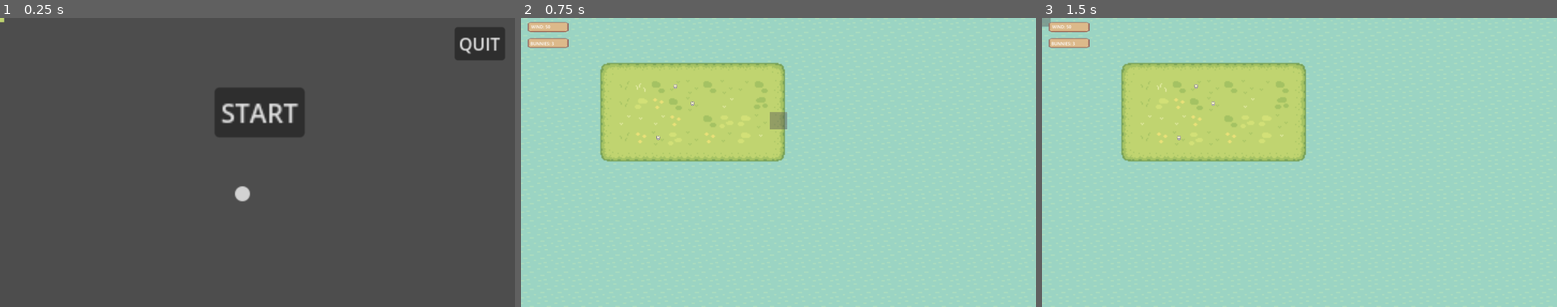
Above: before the commit, frames 1-3 (left to right).
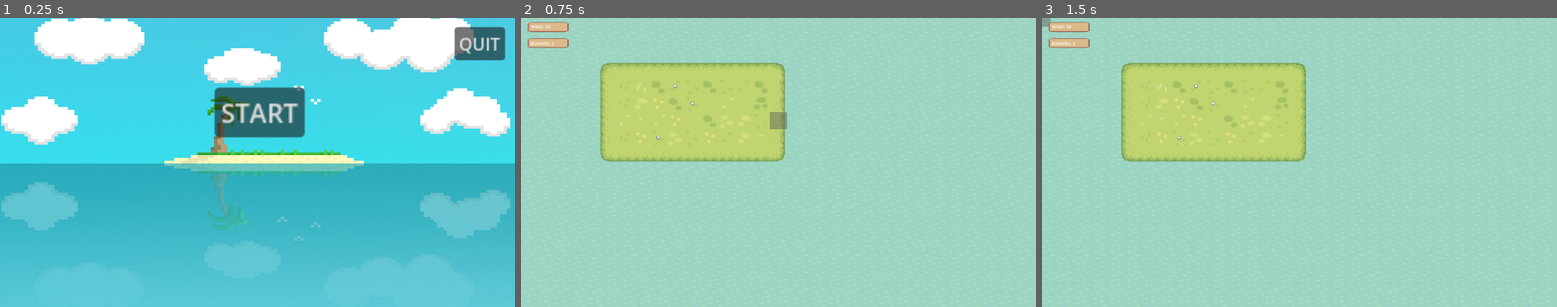
Above: after the commit, the same moments.

Repository: Wildcard209/threethingsgames-j-
Game: Godot game, scene res://Src/MainMenu.tscn
Two runs of this game, one before a commit and one after it. Both use one fixed random seed, a clock stepped at 60 frames per second and the inputs below. Sound files missing from this copy of the repository are replaced by a short silence.
Inputs (mouse positions are in pixels of both pictures, inside the frame that each line leads up to):
- Up to frame 1 (0.25 s): no input
- Up to frame 2 (0.75 s): click "START" at 0.5 s
- Up to frame 3 (1.5 s): tap Enter at 1.25 s; move the mouse to (1042, 18) at 1.27 s; right-click (1042, 18) at 1.35 s

The runs differ from the first frame. In frame 1, 100% of the frame differs, in the area x 0-100%, y 0-100%; in frame 2, nothing differs; in frame 3, nothing differs.

Commit message:
MENU MUSIC

Diff:
--- a/Src/MainMenu.gd
+++ b/Src/MainMenu.gd
@@ -19,3 +19,7 @@
 
 func _on_button_2_pressed():
 	get_tree().quit()
+
+
+func _on_audio_stream_player_2d_finished():
+	$AudioStreamPlayer2D.play()
--- a/Src/MainMenu.tscn
+++ b/Src/MainMenu.tscn
@@ -1,24 +1,19 @@
-[gd_scene load_steps=7 format=3 uid="uid://c4mdppjbi3dbv"]
+[gd_scene load_steps=5 format=3 uid="uid://c4mdppjbi3dbv"]
 
 [ext_resource type="Script" path="res://Src/MainMenu.gd" id="1_f6iu8"]
-[ext_resource type="Texture2D" uid="uid://xqv8ofat2ex" path="res://Assets/Ground/Grass_Inside_1.png" id="2_7wjut"]
+[ext_resource type="Texture2D" uid="uid://8gsgg3wr6sny" path="res://Assets/Splash_Screen.png" id="2_83g71"]
+[ext_resource type="AudioStream" uid="uid://cx6roopbtslmf" path="res://Src/Temple of the Pokoto.wav" id="3_pqf28"]
 
 [sub_resource type="SpriteFrames" id="SpriteFrames_nt0eq"]
 animations = [{
 "frames": [{
 "duration": 1.0,
-"texture": ExtResource("2_7wjut")
+"texture": ExtResource("2_83g71")
 }],
 "loop": true,
 "name": &"default",
 "speed": 5.0
 }]
-
-[sub_resource type="StyleBoxEmpty" id="StyleBoxEmpty_00lkb"]
-
-[sub_resource type="StyleBoxEmpty" id="StyleBoxEmpty_r273f"]
-
-[sub_resource type="StyleBoxEmpty" id="StyleBoxEmpty_i47bl"]
 
 [node name="MainMenu" type="Control"]
 layout_mode = 3
@@ -30,6 +25,8 @@
 script = ExtResource("1_f6iu8")
 
 [node name="AnimatedSprite2D" type="AnimatedSprite2D" parent="."]
+position = Vector2(-20, -57)
+scale = Vector2(1.24, 1)
 sprite_frames = SubResource("SpriteFrames_nt0eq")
 centered = false
 
@@ -53,17 +50,10 @@
 text = "QUIT"
 
 [node name="AudioStreamPlayer2D" type="AudioStreamPlayer2D" parent="."]
-
-[node name="HSlider" type="HSlider" parent="."]
-layout_mode = 0
-offset_left = 872.0
-offset_top = 625.0
-offset_right = 880.0
-offset_bottom = 641.0
-scale = Vector2(4, 4)
-theme_override_styles/slider = SubResource("StyleBoxEmpty_00lkb")
-theme_override_styles/grabber_area = SubResource("StyleBoxEmpty_r273f")
-theme_override_styles/grabber_area_highlight = SubResource("StyleBoxEmpty_i47bl")
+position = Vector2(-3, 0)
+stream = ExtResource("3_pqf28")
+autoplay = true
 
 [connection signal="pressed" from="Button" to="." method="_on_button_pressed"]
 [connection signal="pressed" from="Button2" to="." method="_on_button_2_pressed"]
+[connection signal="finished" from="AudioStreamPlayer2D" to="." method="_on_audio_stream_player_2d_finished"]
--- a/Src/UI/UI.gd
+++ b/Src/UI/UI.gd
@@ -10,7 +10,7 @@
 	label = $Label
 	label2= $Label2
 	label3 = $Label3
-
+	$AudioStreamPlayer2D.play()
 
 # Called every frame. 'delta' is the elapsed time since the previous frame.
 func _process(delta):
@@ -27,3 +27,8 @@
 	label3.text = "THE BUNNES ARE DEAD
 YOU KILLED THE BUNNES
 THEY WILL COME FOR REVENGE"
+
+
+
+func _on_audio_stream_player_2d_finished():
+	$AudioStreamPlayer2D.play()
--- a/Src/UI/UI.tscn
+++ b/Src/UI/UI.tscn
@@ -1,7 +1,8 @@
-[gd_scene load_steps=3 format=3 uid="uid://cysduv851pitb"]
+[gd_scene load_steps=4 format=3 uid="uid://cysduv851pitb"]
 
 [ext_resource type="Script" path="res://Src/UI/UI.gd" id="1_cacal"]
 [ext_resource type="Texture2D" uid="uid://c8xlexrathu8a" path="res://Assets/Sign.png" id="2_78uyj"]
+[ext_resource type="AudioStream" uid="uid://d3bpds5onl7mt" path="res://Src/Panga Panda.wav" id="3_s64rv"]
 
 [node name="UI" type="Control"]
 layout_mode = 3
@@ -43,3 +44,9 @@
 offset_right = 763.0
 offset_bottom = 356.0
 scale = Vector2(4.05827, 5.22533)
+
+[node name="AudioStreamPlayer2D" type="AudioStreamPlayer2D" parent="."]
+stream = ExtResource("3_s64rv")
+autoplay = true
+
+[connection signal="finished" from="AudioStreamPlayer2D" to="." method="_on_audio_stream_player_2d_finished"]
Not shown, added: Assets/Splash_Screen.png.import
